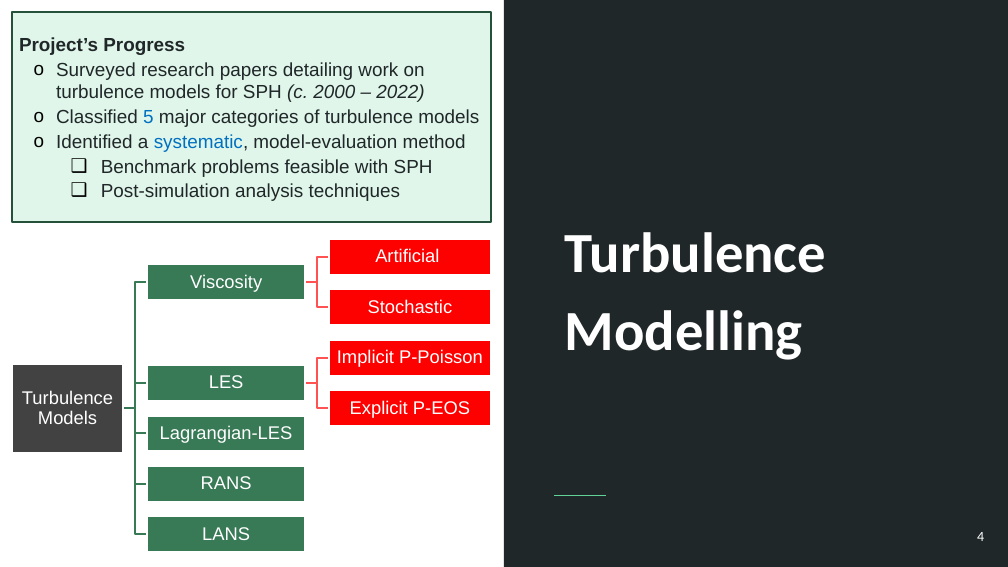
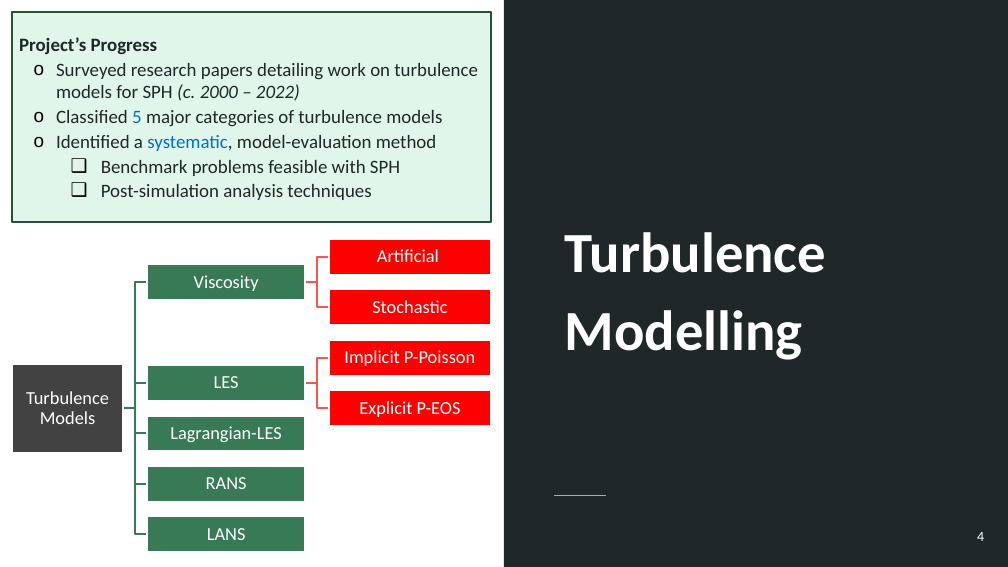
Before and after one commit to Prajwal-Prathiksh/ddp-thesis, a slide deck: slide 4 of report/DDP Stage I - 2022.pptx. Drawn at 1008x567 pixels with LibreOffice and Linux fonts; fonts in the diff are those of the drawing. Boxes give left, top, right and bottom in pixels: in the first picture for what was removed or moved away, otherwise in the second. Text is boxed around its words. In the diff, an @@ line names an element or a change of style, - is before the commit and + after.

Commit message:
Update ppt

```diff
--- a/report/DDP Stage I - 2022.pptx
+++ b/report/DDP Stage I - 2022.pptx
@@ font Arial to Calibri in 11 elements at <box>11,12,492,223</box>, <box>26,391,109,424</box>, <box>194,275,259,291</box>, <box>377,249,439,262</box>, <box>372,300,447,313</box>, <box>214,376,239,388</box>, <box>344,350,475,366</box>, <box>359,401,461,417</box>, <box>170,426,281,442</box>, <box>206,477,247,489</box>, <box>207,528,246,540</box> @@
```
Also in this commit, not shown: 4 other slides changed, 3 slides added, 7 slides removed.
